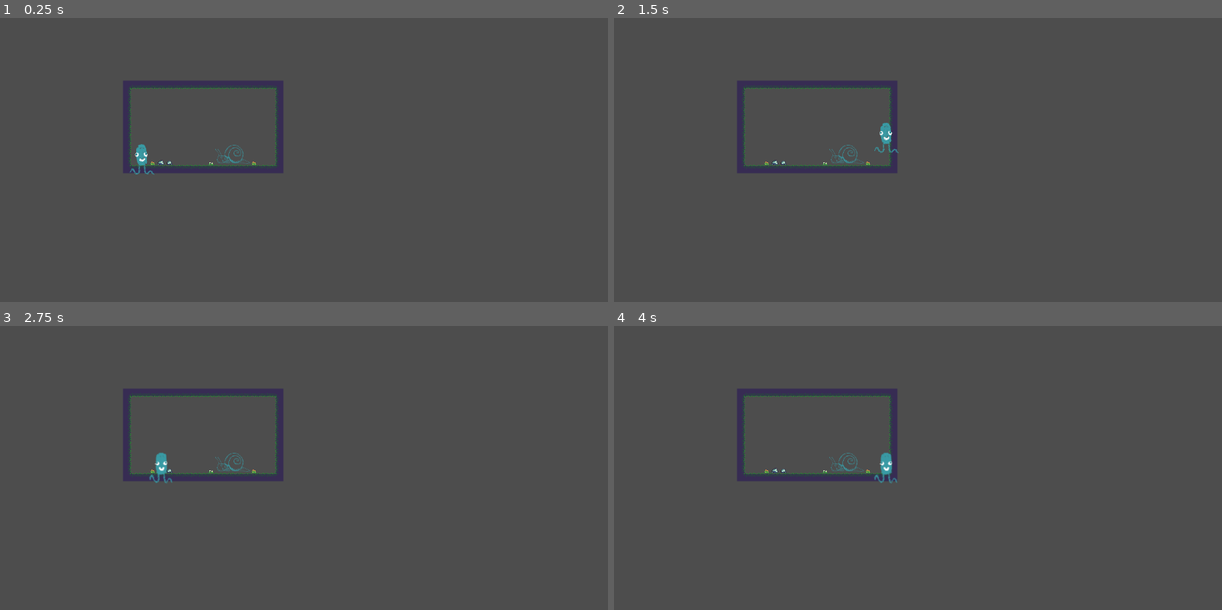
Above: before the commit, frames 1-4 (two rows, left to right).
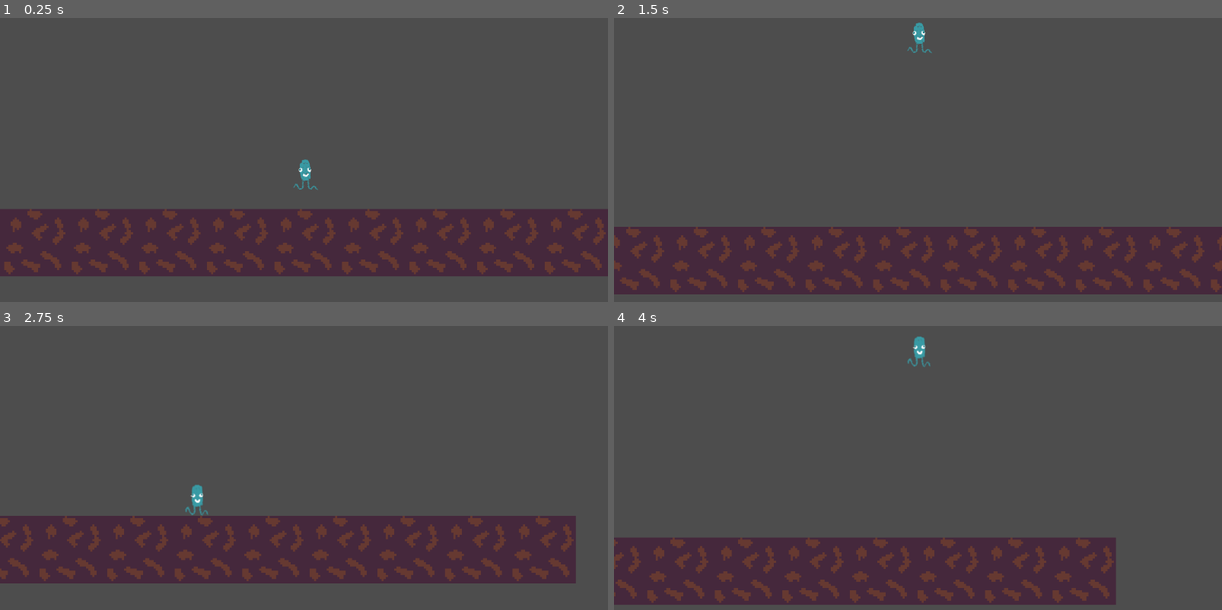
Above: after the commit, the same moments.

Repository: ThePressedGames/Hell-o-Borus
Game: Godot game, scene res://Scenes/PrototypeScenes/ProceduralGeneration/procedural_generation_test.tscn
Two runs of this game, one before a commit and one after it. Both use one fixed random seed, a clock stepped at 60 frames per second and the inputs below. Before the commit the project starts from res://Scenes/PrototypeScenes/level_tile_map.tscn.
Inputs:
- Up to frame 1 (0.25 s): no input
- Up to frame 2 (1.5 s): hold Right (move-right) from 0.53 s (still down); tap Space (jump) at 0.77 s
- Up to frame 3 (2.75 s): tap Space (jump) at 1.52 s; release Right (move-right) at 2.03 s; hold Left (move-left) from 2.03 s (still down)
- Up to frame 4 (4 s): release Left (move-left) at 2.78 s; hold Right (move-right) from 2.78 s (still down); tap Space (jump) at 3.02, 3.77 s

The runs differ from the first frame. In frame 1, 26% of the frame differs, in the area x 0-100%, y 22-91%; in frame 2, 26%, in the area x 0-100%, y 1-98%; in frame 3, 25%; in frame 4, 22%.

Commit message:
First draft of level generation
Added placeholder ground tile, dynamic placement of starting tiles (based on player's position).
Blocked camera to prevent left-side scrolling.

Diff:
--- /dev/null
+++ b/Scenes/PrototypeScenes/ProceduralGeneration/map_tile.gd
@@ -0,0 +1,12 @@
+class_name MapTile
+extends StaticBody2D
+
+
+func _on_visible_on_screen_notifier_2d_screen_entered():
+	# print("Map tile entered the screen!")
+	pass
+
+
+func _on_visible_on_screen_notifier_2d_screen_exited():
+	# print("Map tile exited the screen!")
+	queue_free()
--- /dev/null
+++ b/Scenes/PrototypeScenes/ProceduralGeneration/map_tile.tscn
@@ -0,0 +1,24 @@
+[gd_scene load_steps=4 format=3 uid="uid://c5ixk4lub6380"]
+
+[ext_resource type="Script" path="res://Scenes/PrototypeScenes/ProceduralGeneration/map_tile.gd" id="1_k1bwc"]
+[ext_resource type="Texture2D" uid="uid://2skrahg7udj3" path="res://Art/PrototypeSprites/ForestGround_Fill.png" id="1_knhyh"]
+
+[sub_resource type="RectangleShape2D" id="RectangleShape2D_p2660"]
+size = Vector2(32, 32)
+
+[node name="MapTile" type="StaticBody2D"]
+scale = Vector2(4, 4)
+script = ExtResource("1_k1bwc")
+
+[node name="Sprite2D" type="Sprite2D" parent="."]
+texture_filter = 1
+texture = ExtResource("1_knhyh")
+
+[node name="CollisionShape2D" type="CollisionShape2D" parent="."]
+shape = SubResource("RectangleShape2D_p2660")
+
+[node name="VisibleOnScreenNotifier2D" type="VisibleOnScreenNotifier2D" parent="."]
+scale = Vector2(1.6, 1.6)
+
+[connection signal="screen_entered" from="VisibleOnScreenNotifier2D" to="." method="_on_visible_on_screen_notifier_2d_screen_entered"]
+[connection signal="screen_exited" from="VisibleOnScreenNotifier2D" to="." method="_on_visible_on_screen_notifier_2d_screen_exited"]
--- /dev/null
+++ b/Scenes/PrototypeScenes/ProceduralGeneration/procedural_generation_test.tscn
@@ -0,0 +1,12 @@
+[gd_scene load_steps=3 format=3 uid="uid://c0dg3pmtl6x4h"]
+
+[ext_resource type="PackedScene" uid="uid://b2s6b21e0mdoq" path="res://Scenes/PrototypeScenes/player.tscn" id="1_eob2c"]
+[ext_resource type="PackedScene" uid="uid://crjumbkujnhpg" path="res://Scenes/PrototypeScenes/ProceduralGeneration/procedural_generator.tscn" id="2_uajhw"]
+
+[node name="ProceduralGenerationMainScene" type="Node2D"]
+
+[node name="Player" parent="." instance=ExtResource("1_eob2c")]
+position = Vector2(640, 472)
+
+[node name="ProceduralGenerator" parent="." node_paths=PackedStringArray("player") instance=ExtResource("2_uajhw")]
+player = NodePath("../Player")
--- /dev/null
+++ b/Scenes/PrototypeScenes/ProceduralGeneration/procedural_generator.gd
@@ -0,0 +1,39 @@
+# @tool
+extends Node2D
+
+# Bottom limit to instantiate ground tiles in px
+const GROUND_BOTTOM_LIMIT = 640
+# Tile size in px
+const TILE_SIZE = 128
+
+@export var player: Player
+
+@export_group("Tiles", "tile_")
+@export var ground_tile: PackedScene
+
+var instantiated_tiles: Array
+
+# Called when the node enters the scene tree for the first time.
+func _ready():
+
+	# Loop to instantiate all tiles
+	for i in range(-4, 8) : # Range values HARDCODED
+		var tile = ground_tile.instantiate()
+
+		# Calculate and set tile position
+		var tile_position = Vector2(player.position.x + (i * TILE_SIZE), GROUND_BOTTOM_LIMIT)
+		tile.position = tile_position
+
+		print("Instantiating tile in position " + str(tile.position))
+
+		# Spawn tile
+		add_child(tile)
+
+		instantiated_tiles.append(tile)
+
+# Called every frame. 'delta' is the elapsed time since the previous frame.
+func _process(delta):
+	pass
+
+# func _on_player_player_moved_right():
+# 	pass # Replace with function body.
--- /dev/null
+++ b/Scenes/PrototypeScenes/ProceduralGeneration/procedural_generator.tscn
@@ -0,0 +1,8 @@
+[gd_scene load_steps=3 format=3 uid="uid://crjumbkujnhpg"]
+
+[ext_resource type="Script" path="res://Scenes/PrototypeScenes/ProceduralGeneration/procedural_generator.gd" id="1_656ed"]
+[ext_resource type="PackedScene" uid="uid://c5ixk4lub6380" path="res://Scenes/PrototypeScenes/ProceduralGeneration/map_tile.tscn" id="2_ob2lw"]
+
+[node name="ProceduralGenerator" type="Node2D"]
+script = ExtResource("1_656ed")
+ground_tile = ExtResource("2_ob2lw")
--- a/Scenes/PrototypeScenes/player.gd
+++ b/Scenes/PrototypeScenes/player.gd
@@ -1,3 +1,4 @@
+class_name Player
 extends CharacterBody2D
 
 @export var SPEED = 300.0
@@ -6,8 +7,15 @@
 # Get the gravity from the project settings to be synced with RigidBody nodes.
 var gravity = ProjectSettings.get_setting("physics/2d/default_gravity")
 
+# signal player_moved_right
+
 func _ready():
 	$AnimatedSprite2D.play()
+
+	# Set initial camera left boundary
+	var current_camera_left_boundary = position.x - (get_viewport_rect().size.x/2)
+	$Camera2D.set_limit(SIDE_LEFT, current_camera_left_boundary)
+
 
 func _physics_process(delta):
 	# Add the gravity.
@@ -27,6 +35,15 @@
 	if Input.is_action_pressed("move-right"):
 		direction.x += 1
 
+		var camera_left_limit = $Camera2D.get_limit(SIDE_LEFT)
+		var current_camera_left_boundary = position.x - (get_viewport_rect().size.x/2)
+
+		# Set new camera limit_left
+		if camera_left_limit < current_camera_left_boundary:
+			$Camera2D.set_limit(SIDE_LEFT, current_camera_left_boundary)
+
+		# player_moved_right.emit()
+
 	if direction != Vector2.ZERO:
 		velocity.x = direction.x * SPEED
 	else:
--- a/Scenes/PrototypeScenes/player.tscn
+++ b/Scenes/PrototypeScenes/player.tscn
@@ -5,7 +5,7 @@
 [ext_resource type="Texture2D" uid="uid://u26d3wilur1e" path="res://Art/PrototypeSprites/240113_Helloborus_test_sprites.png" id="3_mgi2i"]
 
 [sub_resource type="RectangleShape2D" id="RectangleShape2D_bu505"]
-size = Vector2(15, 20)
+size = Vector2(45, 61)
 
 [sub_resource type="AtlasTexture" id="AtlasTexture_bl0r2"]
 atlas = ExtResource("1_pdqcd")
@@ -63,10 +63,12 @@
 }]
 
 [node name="Player" type="CharacterBody2D"]
+position = Vector2(576, -32)
 script = ExtResource("1_o78hj")
+JUMP_VELOCITY = -800.0
 
 [node name="CollisionShape2D" type="CollisionShape2D" parent="."]
-position = Vector2(0.5, 6)
+position = Vector2(1.5, 6.5)
 shape = SubResource("RectangleShape2D_bu505")
 
 [node name="AnimatedSprite2D" type="AnimatedSprite2D" parent="."]
@@ -74,3 +76,8 @@
 sprite_frames = SubResource("SpriteFrames_u65tg")
 animation = &"player_idle"
 frame_progress = 0.454407
+
+[node name="Camera2D" type="Camera2D" parent="."]
+drag_vertical_enabled = true
+drag_top_margin = 0.7
+editor_draw_drag_margin = true
--- a/project.godot
+++ b/project.godot
@@ -11,7 +11,7 @@
 [application]
 
 config/name="Hell o' Borus"
-run/main_scene="res://Scenes/PrototypeScenes/level_tile_map.tscn"
+run/main_scene="res://Scenes/PrototypeScenes/ProceduralGeneration/procedural_generation_test.tscn"
 config/features=PackedStringArray("4.2", "Forward Plus")
 config/icon="res://icon.svg"
 
Binary file added: Art/PrototypeSprites/ForestGround_Fill.png
Not shown, added: Art/PrototypeSprites/ForestGround_Fill.png.import
Not shown, added: Scenes/PrototypeScenes/ProceduralGeneration/pro29C.tmp
Not shown, added: Scenes/PrototypeScenes/ProceduralGeneration/proB8A3.tmp
Not shown, added: Scenes/PrototypeScenes/ProceduralGeneration/proECB2.tmp
